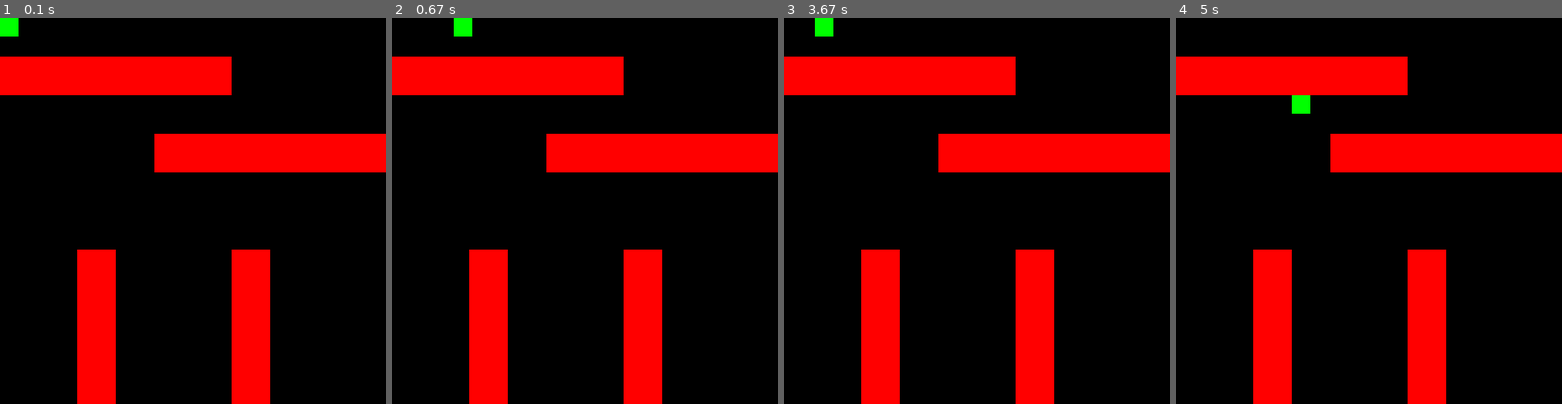
Above: before the commit, frames 1-4 (left to right).
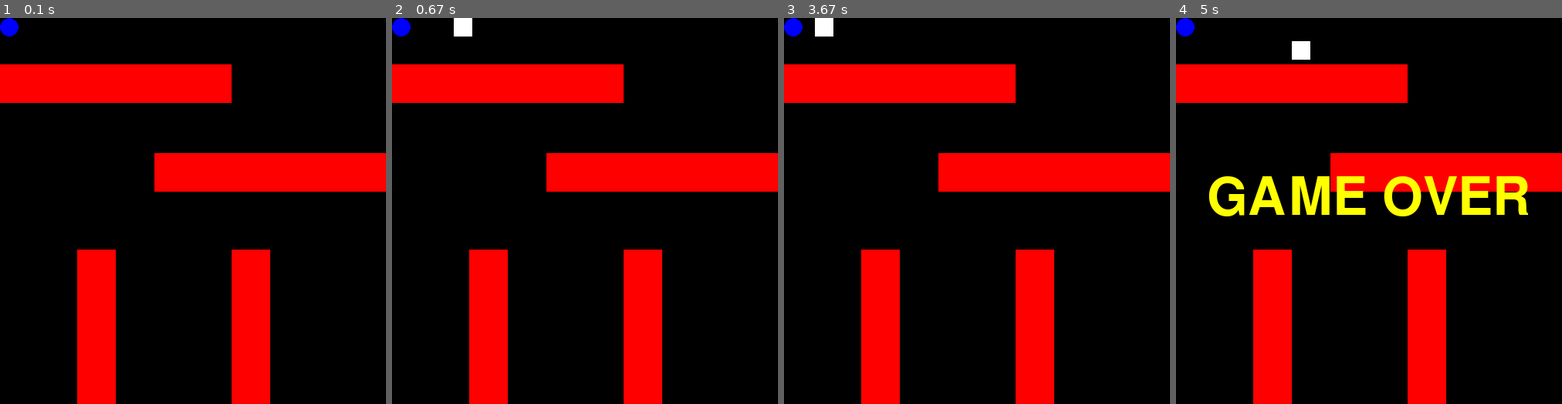
Above: after the commit, the same moments.

Repository: ayechoor/project4
Game: pygame game, started from pythongame.py
Two runs of this game, one before a commit and one after it. Both use one fixed random seed, a clock stepped at 60 frames per second and the inputs below.
Inputs:
- Up to frame 1 (0.1 s): no input
- Up to frame 2 (0.67 s): hold Right from 0.33 s (still down)
- Up to frame 3 (3.67 s): release Right at 0.8 s; hold Up 0.83-1.13 s; hold Left 1.67-2.2 s; hold Down 2.23-2.53 s; hold Right from 3.4 s (still down)
- Up to frame 4 (5 s): release Right at 4.03 s; hold Down 4.07-4.43 s

The runs differ from the first frame. In frame 1, 8.6% of the frame differs, in the area x 0-100%, y 0-45%; in frame 2, 8.8%; in frame 3, 8.8%; in frame 4, 12%, in the area x 0-100%, y 0-52%.

Commit message:
added collision detection

Diff:
--- a/pythongame.py
+++ b/pythongame.py
@@ -2,6 +2,7 @@
 from pygame import *
 from pygame.sprite import *
 import random
+import sys
 pygame.init()
 
 white = (255,255,255)
@@ -9,14 +10,18 @@
 red = (255, 0, 0)
 green = (0, 255, 0)
 blue = (0, 0, 255)
+purple = (230,0, 240)
+yellow = (255, 255, 0)
+gray = (70,70,70)
 
 speed = pygame.time.Clock()
+gameDisplay = pygame.display.set_mode((500,500))
 
 class Player(pygame.sprite.Sprite):
-	def __init__(self):
+	def __init__(self, color):
 		pygame.sprite.Sprite.__init__(self)
 		self.image = pygame.Surface([24, 24])
-		self.image.fill(green)
+		self.image.fill(color)
 		self.rect=self.image.get_rect()
 		self.x_delta=0
 		self.y_delta=0
@@ -38,40 +43,67 @@
 		self.image.fill(red)
 		self.rect=self.image.get_rect().move(a,b)
 
+class Flag(pygame.sprite.Sprite):
+	def __init__(self, color):
+		pygame.sprite.Sprite.__init__(self)
+		self.image = pygame.Surface([24, 24])
+		self.image.fill(black)
+		self.rect=self.image.get_rect()
+		pygame.draw.circle(self.image, color, (12,12), 12, 0)
+
+def checkCollision(sprite1, sprite2):
+	col = pygame.sprite.spritecollide(sprite1, sprite2, True)
+	if col!=[]:
+		font = pygame.font.Font(None, 100)
+		text=font.render("GAME OVER", 1, yellow)
+		gameDisplay.blit(text, (40, 200))
+		pygame.display.update()
+		print ("You lost.")
+		pygame.time.delay(4000)
+		sys.exit()
+
+
+b1=Barrier(300, 50, 0, 60)
+b2=Barrier(50, 400, 100, 300)
+b3=Barrier(50, 400, 300, 300)
+b4=Barrier(300, 50, 200, 175)
+p=Player(white)
+f=Flag(blue)
+
+bar_list=Group(b1, b2, b3, b4)
+sprite_list=Group(p, f)
+all_list=Group(bar_list, sprite_list)
 
 def main():
-
-	gameDisplay = pygame.display.set_mode((500,500))
-
-
-	p1=Player()
-	b1=Barrier(300, 50, 0, 50)
-	b2=Barrier(50, 400, 100, 300)
-	b3=Barrier(50, 400, 300, 300)
-	b4=Barrier(300, 50, 200, 150)
-
-	sprite_list=Group(p1, b1, b2, b3, b4)
 
 	gameExit = False
 	while not gameExit:
 		gameDisplay.fill(black)
-		sprite_list.draw(gameDisplay)
+		all_list.draw(gameDisplay)
 
 		for event in pygame.event.get():
 			if event.type == pygame.QUIT:
 				gameExit = True
 
+		if p.rect.colliderect(f.rect):
+			sprite_list.remove(f)
+			#f.update()
+			#sprite_list.add(f)
+
 		if event.type == pygame.KEYDOWN:
 			if event.key == pygame.K_LEFT:
-				p1.left()
+				p.left()
 			if event.key == pygame.K_RIGHT:
-				p1.right()
+				p.right()
 			if event.key == pygame.K_UP:
-				p1.up()
+				p.up()
 			if event.key == pygame.K_DOWN:
-				p1.down()
+				p.down()
+			p.update()
 
-			p1.update()
+		sprite_list.update()
+		checkCollision(p, bar_list)
+
 		pygame.display.update()
 		speed.tick(27)
 
